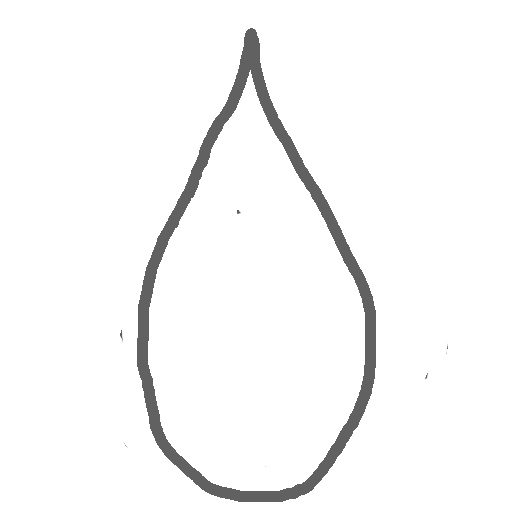
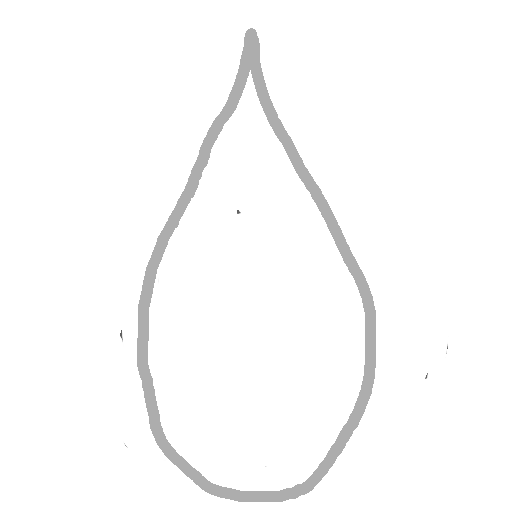
Layer changes from the first w=512, h=512 image to the second:
painted on "Layer #2" over box(137, 28, 376, 502)
